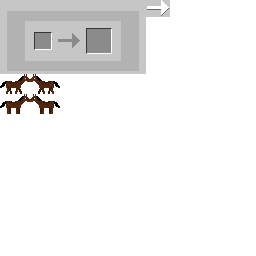
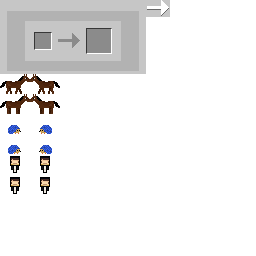
Layered file, before and after one edit (256x256). Changes by layer:
added layer "Lager 3" above "Lager 2" over [left=8, top=125, right=52, bottom=194]
